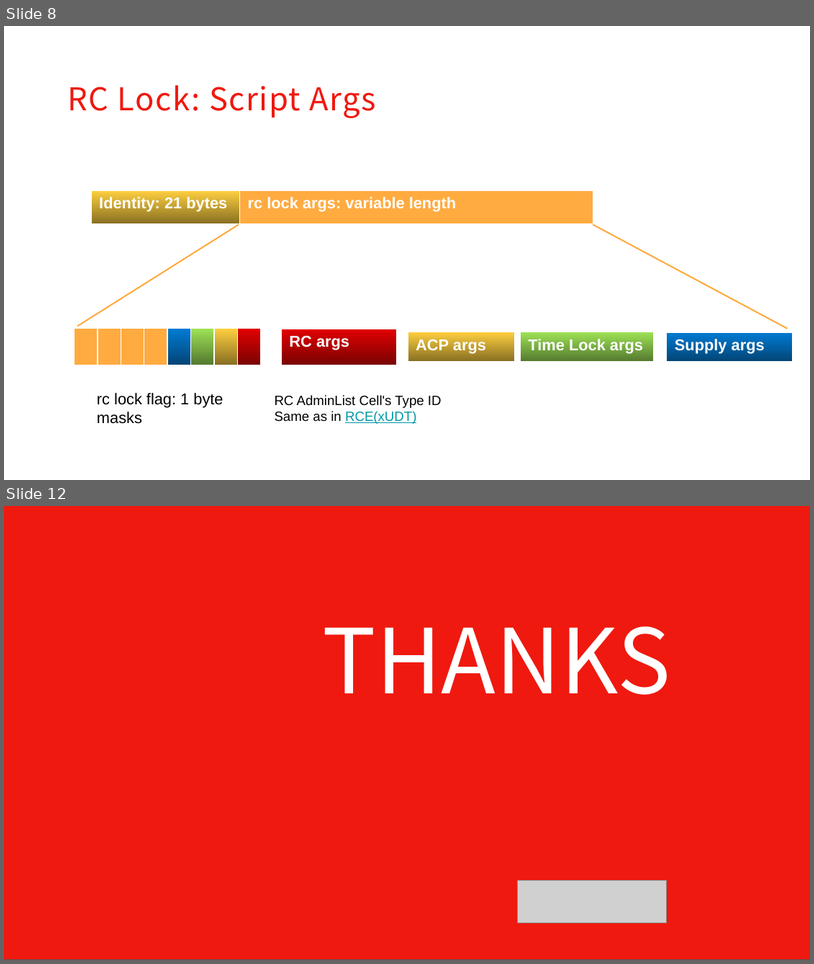
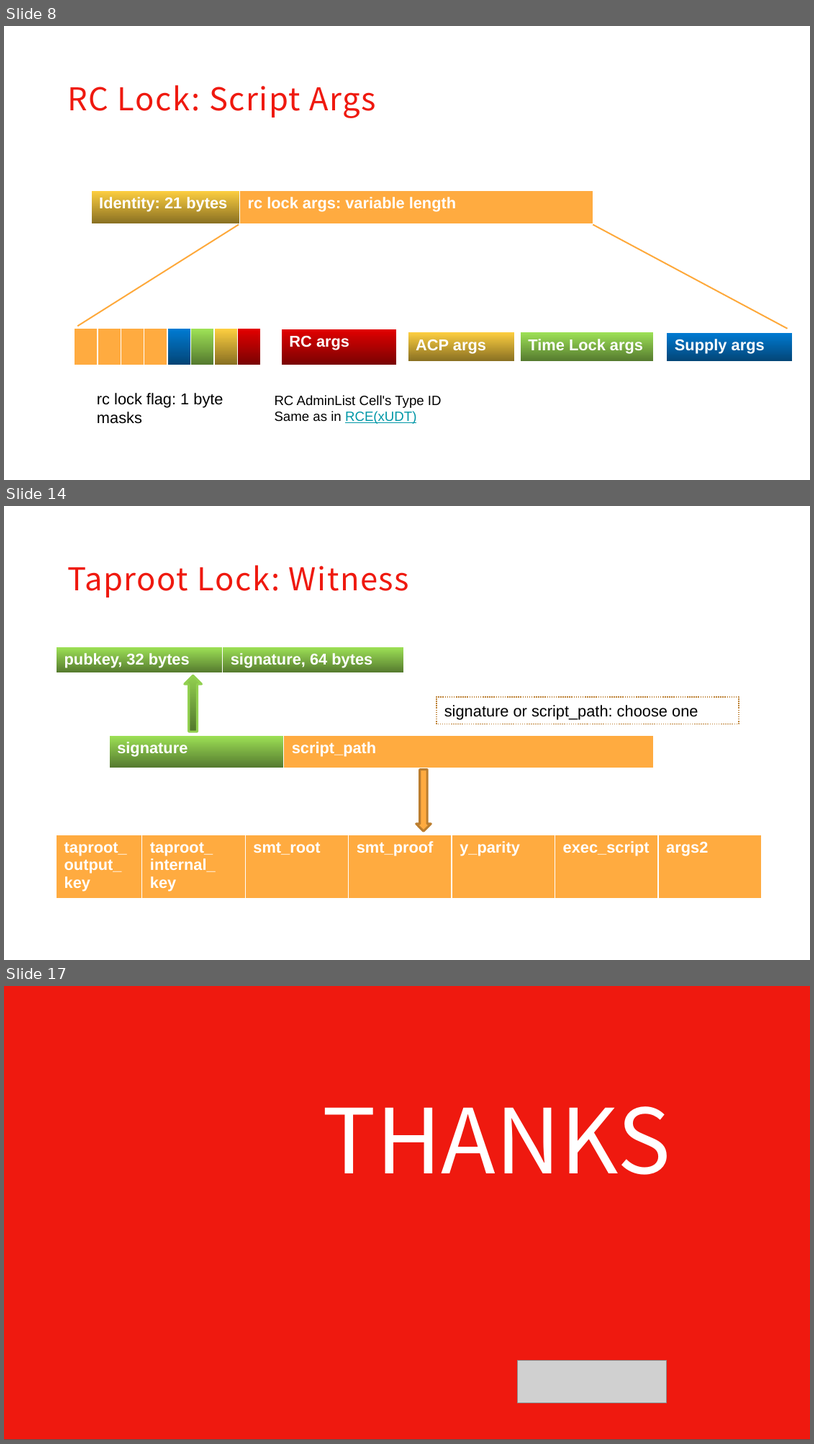
Before and after one commit to XuJiandong/docs-bank, a slide deck: presentation.pptx. Shown one above the other, each under a label of ours: slides 8 and 12 before the commit, slides 8, 14 and 17 after it; the slides between them are not shown. The pictures are 814x964 and 814x1444 pixels, drawn with LibreOffice and Linux fonts; fonts in the diff are those of the drawing; grey boxes stand for pictures; background and template pictures are left out. Boxes give left, top, right and bottom in pixels: in the first picture for what was removed or moved away, otherwise in the second. Text is boxed around its words. In the diff, an @@ line names an element or a change of style, - is before the commit and + after.

Commit message:
finish taproot part

```diff
--- a/presentation.pptx
+++ b/presentation.pptx
@@ slide 14 added at (x1=4, y1=506, x2=810, y2=960), background #FFFFFF @@
@@ text added at (x1=67, y1=565, x2=409, y2=597), 28 pt, text #EF190F @@
+Taproot Lock: Witness
@@ table added at (x1=57, y1=646, x2=404, y2=673), 1 rows, 2 columns @@
+pubkey, 32 bytes | signature, 64 bytes
@@ up arrow added at (x1=185, y1=675, x2=201, y2=731), fill gradient #92D050 to #52762D, outline #92D050 2 pt @@
@@ rectangle added at (x1=436, y1=697, x2=738, y2=725), outline #BD7F2F 1 pt dashed, 14 pt, text #000000 @@
+signature or script_path: choose one
@@ table added at (x1=109, y1=735, x2=654, y2=769), 1 rows, 2 columns @@
+signature | script_path
@@ down arrow added at (x1=416, y1=769, x2=430, y2=831), fill #FFAB40, outline #BD7F2F 2 pt @@
@@ table added at (x1=57, y1=834, x2=762, y2=898), 1 rows, 7 columns @@
+taproot_ / output_ / key | taproot_ / internal_ / key | smt_root | smt_proof | y_parity | exec_script | args2
@@ what was slide 12 is now slide 17 @@
```
Also in this commit, not shown: 8 slides changed, 4 other slides added.
